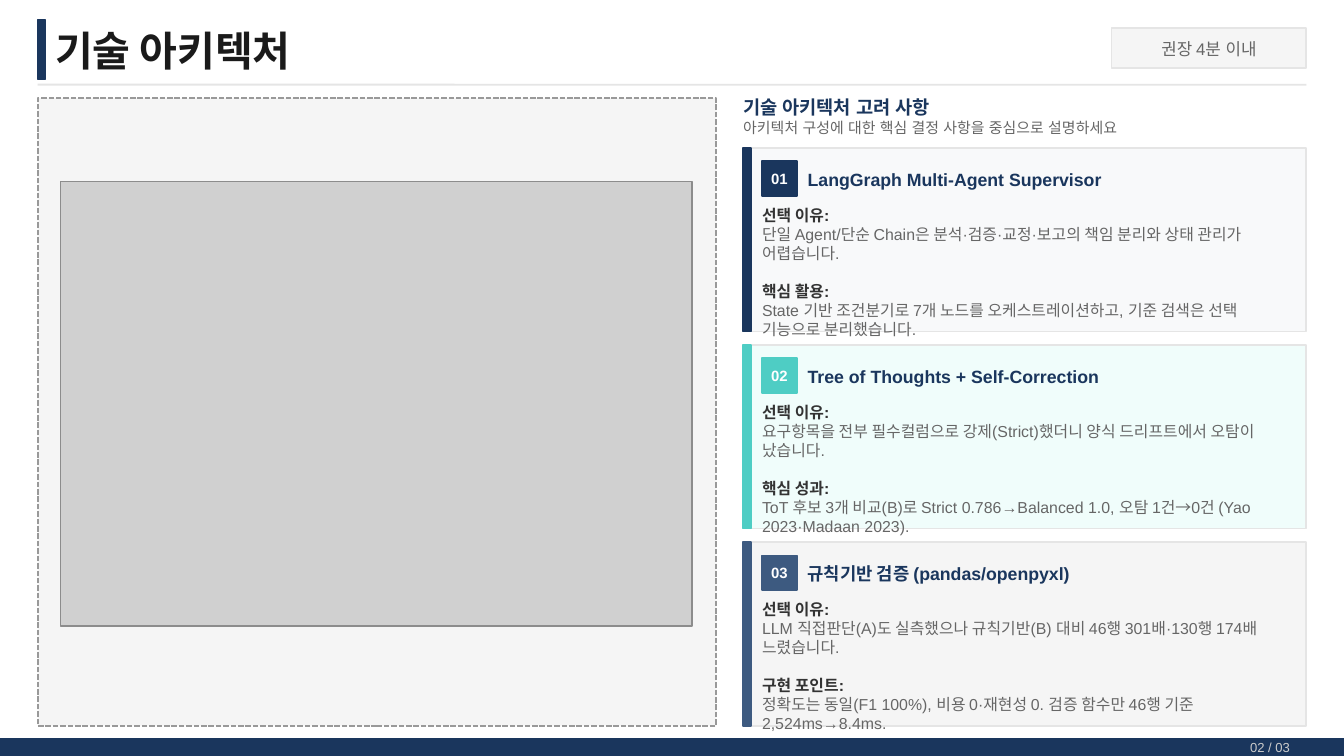
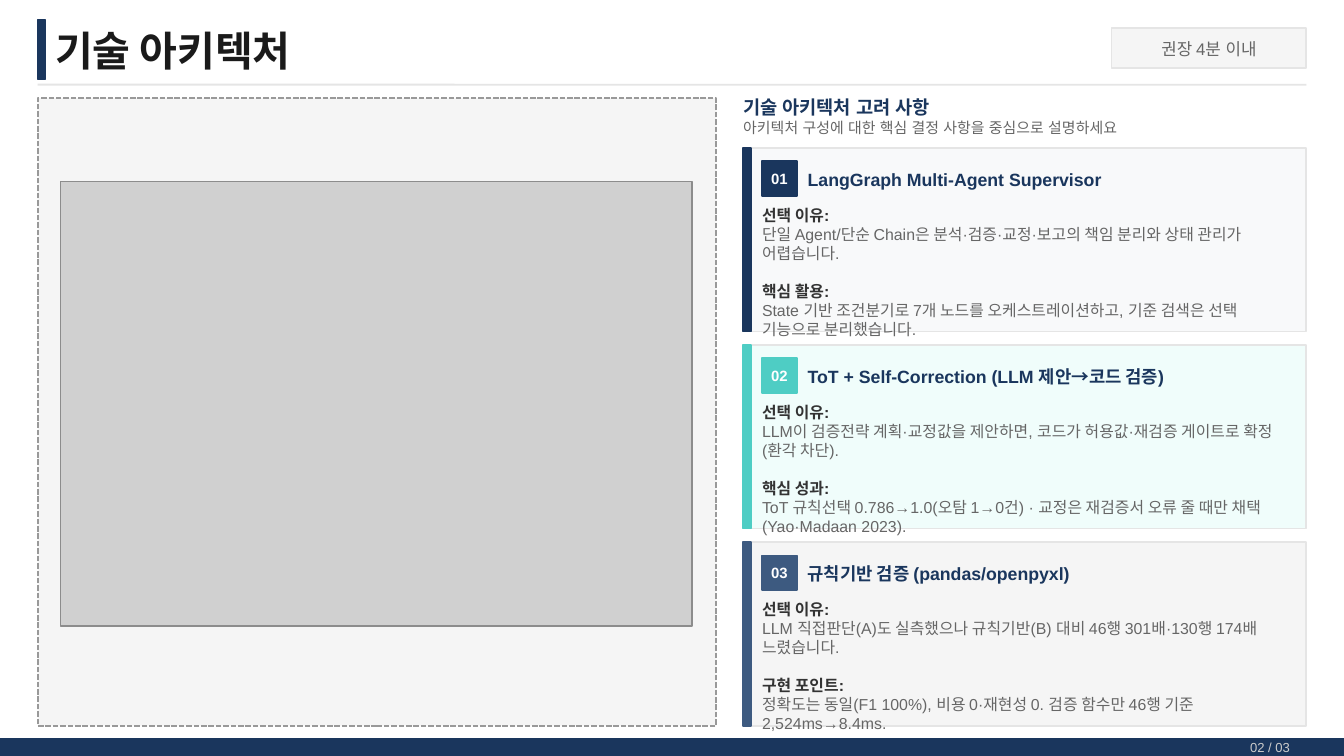
Before and after one commit to PinokioLee/smart-collect-assistant, a slide deck: slide 3 of presentation/AI_Master_최종발표_이형진_08079.pptx. Drawn at 1344x756 pixels with LibreOffice and Linux fonts; fonts in the diff are those of the drawing; grey boxes stand for pictures. Boxes give left, top, right and bottom in pixels: in the first picture for what was removed or moved away, otherwise in the second. Text is boxed around its words. In the diff, an @@ line names an element or a change of style, - is before the commit and + after.

Commit message:
feat: LLM 판단 + 코드 검증 에이전트 루프 + 추론 트레이스 증거
멘토 피드백("4개 개별 기능 같다 / LLM을 능동적으로 어디 썼나")에 대응해
단발 요약이 아니라 Propose–Verify 멀티에이전트 세션으로 재설계했다.

방향 1 — LLM 자율성 (검증 재현성은 결정론 게이트로 유지):
- Supervisor: LLM이 실제 업로드 컬럼을 보고 검증 전략·리스크를 계획(plan_collection)
- Self-Correction: LLM이 교정값을 근거와 함께 '제안'(propose_corrections) →
  코드가 허용값·날짜형식으로 '검증' → 재검증서 오류 줄 때만 채택.
  게이트 미통과 시 결정론 규칙 폴백. Azure 없으면 전체 오프라인 재현.

방향 2 — 하나의 에이전트 세션으로 가시화:
- 버려지던 reasoning_log 직렬화 + 구조화 reasoning_steps(판단 주체 LLM/규칙) 신설
- 02 결과에 '에이전트 추론 타임라인' 패널·자가교정 상세(LLM 근거)·Supervisor 계획 박스

증거 기록:
- 요청 1건마다 data/traces/{ID}.json/.md 자동 저장(단계별 판단주체 표 + 교정 근거)
- /api/download-trace 및 UI 다운로드 버튼
- 시연 대본·멘토 문서(1.5절, Q14~Q16)·발표 PPT 4장 전체 반영

검증: pytest 62 passed(신규 에이전틱 6개 포함), npm build 통과,
실 LLM 그래프 실행·API 스모크로 제안-검증 루프·트레이스 확인.

```diff
--- a/presentation/AI_Master_최종발표_이형진_08079.pptx
+++ b/presentation/AI_Master_최종발표_이형진_08079.pptx
@@ text at [808, 368, 1164, 387]: text changed @@
-Tree of Thoughts + Self-Correction
+ToT + Self-Correction (LLM 제안→코드 검증)
@@ text at [762, 424, 1272, 460]: text changed @@
-요구항목을 전부 필수컬럼으로 강제(Strict)했더니 양식 드리프트에서 오탐이 났습니다.
+LLM이 검증전략 계획·교정값을 제안하면, 코드가 허용값·재검증 게이트로 확정(환각 차단).
@@ text at [762, 500, 1261, 517]: text changed @@
-ToT 후보 3개 비교(B)로 Strict 0.786→Balanced 1.0, 오탐 1건→0건 (Yao 2023·Madaan 2023).
+ToT 규칙선택 0.786→1.0(오탐 1→0건) · 교정은 재검증서 오류 줄 때만 채택 (Yao·Madaan 2023).
```
Also in this commit, not shown: 2 other slides changed, 16 other files.
